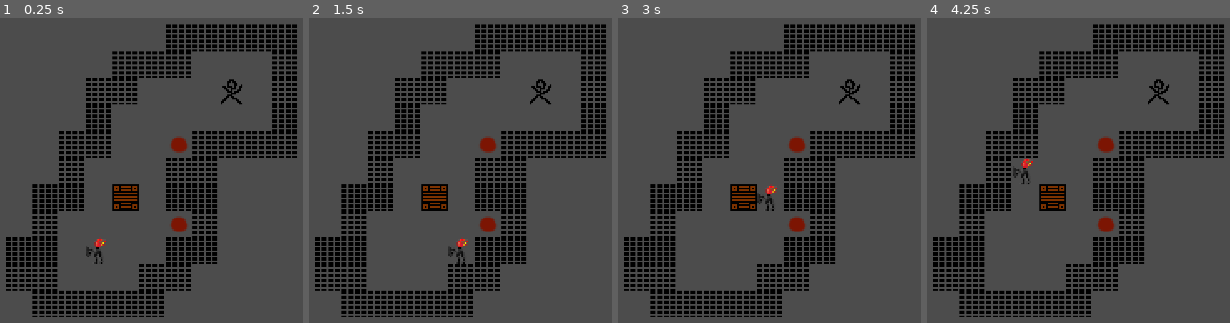
Above: before the commit, frames 1-4 (left to right).
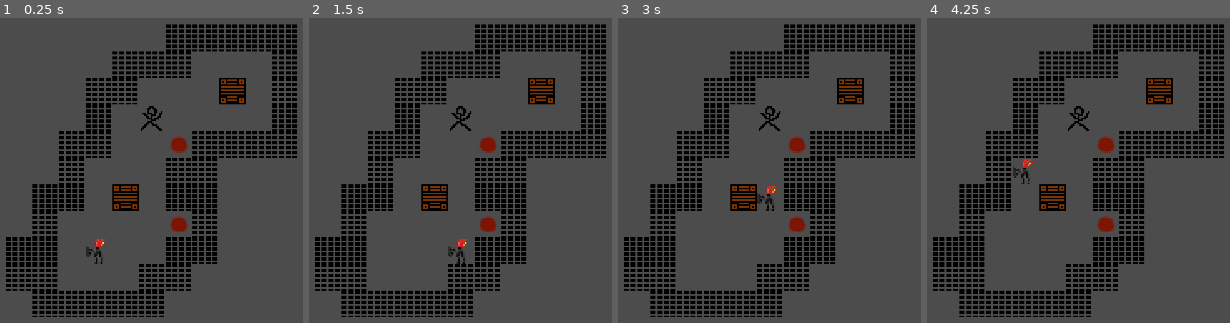
Above: after the commit, the same moments.

Repository: PPP-Club/BoxSchieben
Game: Godot game, scene res://scenen/Level.tscn
Same seed, same stepped clock (60 frames per second), same inputs: the game is played once before the commit and once after it.
Inputs:
- Up to frame 1 (0.25 s): no input
- Up to frame 2 (1.5 s): tap Enter at 0.5 s; hold D 0.53-1.28 s; tap Space at 1.25 s; hold S from 1.28 s (still down)
- Up to frame 3 (3 s): tap Enter at 2 s; release S at 2.03 s; hold D 2.03-2.78 s; tap Space at 2.75 s; hold W from 2.78 s (still down)
- Up to frame 4 (4.25 s): tap Enter at 3.5 s; release W at 3.53 s; hold A from 3.53 s (still down)

The runs differ from the first frame. In frame 1, 0.9% of the frame differs, in the area x 46-82%, y 19-38%; in frame 2, 0.9%; in frame 3, 0.9%; in frame 4, 0.9%.

Commit message:
finished first version of player script; there can be now infinity boxes

Diff:
--- a/scenen/Level.tscn
+++ b/scenen/Level.tscn
@@ -11,4 +11,16 @@
 tile_set = ExtResource( 1 )
 cell_size = Vector2( 16, 16 )
 format = 1
-tile_data = PoolIntArray( 65545, 3, 0, 65546, 3, 0, 65547, 3 …(83 unchanged characters)…  0, 196614, 3, 0, 196615, 3, 0, 196619, 0, 0, 196621, 3, 0, 262150, 3, 0, 262157, 3, 0, 327685, 3, 0, 327686, …(427 unchanged characters)…
+tile_data = PoolIntArray( 65545, 3, 0, 65546, 3, 0, 65547, 3 …(83 unchanged characters)…  0, 196614, 3, 0, 196615, 3, 0, 196619, 1, 0, 196621, 3, 0, 262150, 3, 0, 262152, 0, 0, 262157, 3, 0, 327685, 3, 0, 327686, …(427 unchanged characters)…
+
+[node name="Label" type="Label" parent="."]
+margin_left = 862.307
+margin_top = 662.08
+margin_right = 1196.31
+margin_bottom = 918.08
+rect_min_size = Vector2( 1, 1 )
+rect_scale = Vector2( 10, 10 )
+autowrap = true
+__meta__ = {
+"_edit_use_anchors_": false
+}
--- a/scripts/Player.gd
+++ b/scripts/Player.gd
@@ -1,6 +1,7 @@
 extends Node2D
 
 var tilemap: TileMap
+var output: Label
 const waterChar = 0
 const fireChar = 5
 
@@ -11,17 +12,21 @@
 # Called when the node enters the scene tree for the first time.
 func _ready():
 	tilemap = $TileMap
+	output = $Label
 
 # Called every frame. 'delta' is the elapsed time since the previous frame.
 # warning-ignore:unused_argument
 func _process(delta):
-	pass
+	var finishPoints = tilemap.get_used_cells_by_id(finishChar);
+	if(!finishPoints):
+		output.text = "You Won!";
 
 # warning-ignore:unused_argument
 func _input(event):
 	var oldPlayerPosFire = tilemap.get_used_cells_by_id(fireChar)[0];
 	var oldPlayerPosWater = tilemap.get_used_cells_by_id(waterChar)[0];
-	var newPlayerPos = []
+	var newPlayerPos = [];
+
 
 	if Input.is_key_pressed(KEY_W):
 		newPlayerPos = [oldPlayerPosFire[0], oldPlayerPosFire[1] - 1, fireChar]
@@ -52,7 +57,7 @@
 			print("ERROR: Couldn't remove old Player")
 
 	elif newPlayerPos.size() != 0 && tilemap.get_cell(newPlayerPos[0], newPlayerPos[1]) == boxChar:
-		var oldBoxPos = tilemap.get_used_cells_by_id(boxChar)[0];
+		var oldBoxPos = newPlayerPos;
 		var newBoxPos;
 
 		if newPlayerPos[2] == fireChar:
